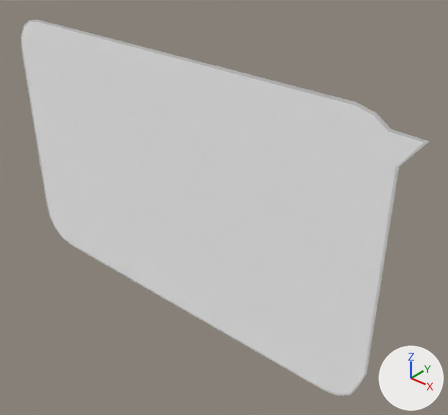
An edit to the Blender file blenderFiles/speechBubble2.blend, drawn before and after from the same camera.
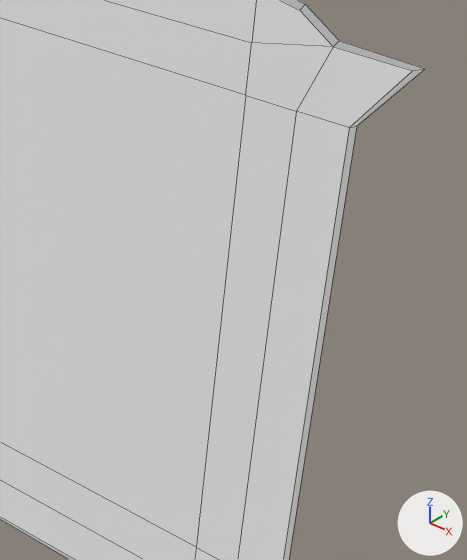
Old and new are each drawn whole from a 50 mm lens placed at (3.01, -2.9, 2.26), pointed at (0.38, 0.17, -0.05) and again close up on the part from 54% to 100% of the width and 27% to 87% of the height. The axes (+X, +Y, +Z) are drawn at lower right. The lights are the same throughout. The close-ups show mesh edges as thin lines.
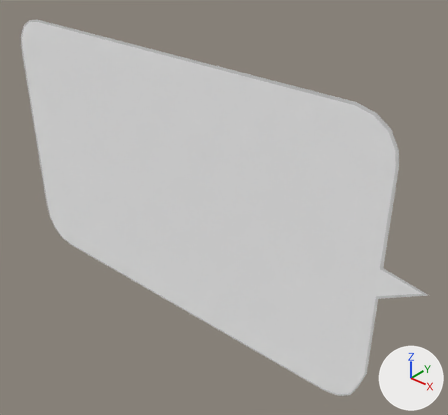
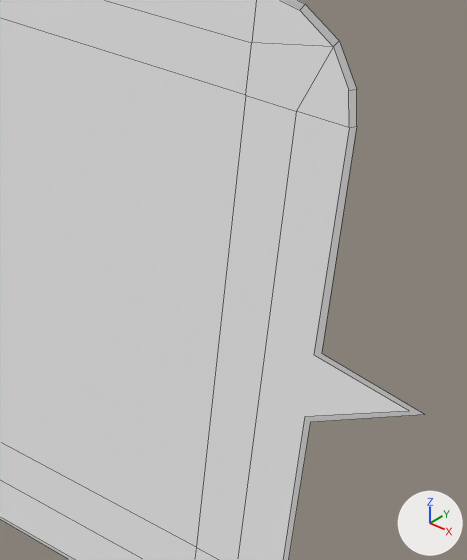
What the commit changed:
me_plane has 60 vertices, 48 faces and spans x -1.01..1.09, y -1.01..1.02, z 0.0.
me_plane is used by ob_plane; location (0.0, 0.0, 0.0); rotation (1.571, 0.0, 0.0), in degrees (90, 0, 0); scale (1.75, 1.07, 1.07).
Verts and faces of me_plane; kept vertices keep their numbers, new ones are numbered from 60.
Before the commit, vertices of me_plane: 4 (1.0, 0.73, 0.0) at pixel (349, 127), 6 (1.0, -0.69, 0.0), 25 (1.01, 0.74, 0.0) at pixel (356, 126), 26 (1.01, -0.68, 0.0), 51 (0.92, 0.73, 0.0) at pixel (296, 111).
Before the commit, vertices of me_plane: 52 (0.92, -0.69, 0.0), 58 (1.07, 0.91, 0.0) at pixel (412, 70), 59 (1.09, 0.92, 0.0) at pixel (425, 68).
Part 1, on me_plane:
Faces deleted: (4, 51, 52, 6), (4, 6, 26, 25).
Vertex 58 moves to (0.99, 0.82, 0.0), pixel (348, 90).
Vertex 59 moves to (1.0, 0.83, 0.0), pixel (356, 89).
New vertex 60 is at (1.0, -0.09, 0.0), pixel (305, 416).
New vertex 61 is at (1.01, -0.1, 0.0), pixel (310, 421).
New vertex 62 is at (1.0, 0.1, 0.0), pixel (313, 354).
New vertex 63 is at (1.01, 0.12, 0.0), pixel (321, 353).
New vertex 64 is at (1.18, 0.07, 0.0), pixel (424, 414).
New vertex 65 is at (1.16, 0.06, 0.0), pixel (409, 410).
New loose edges: (60, 61), (62, 63), (64, 65).
New faces: (4, 51, 52, 6, 60, 65, 62) (mat_material_001 (white #ffffff)).
New faces: (4, 62, 65, 60, 6, 26, 61, 64, 63, 25) (mat_edge (light grey #e0e0e0)).

What differs and where, as boxes (x1, y1, x2, y2) in the close-ups (467 x 560 px):
'Plane', reshaped: before (0, 0, 424, 560); after (0, 0, 423, 560)
part 1 of me_plane, built on: before (238, 41, 424, 560); after (238, 41, 423, 560)
